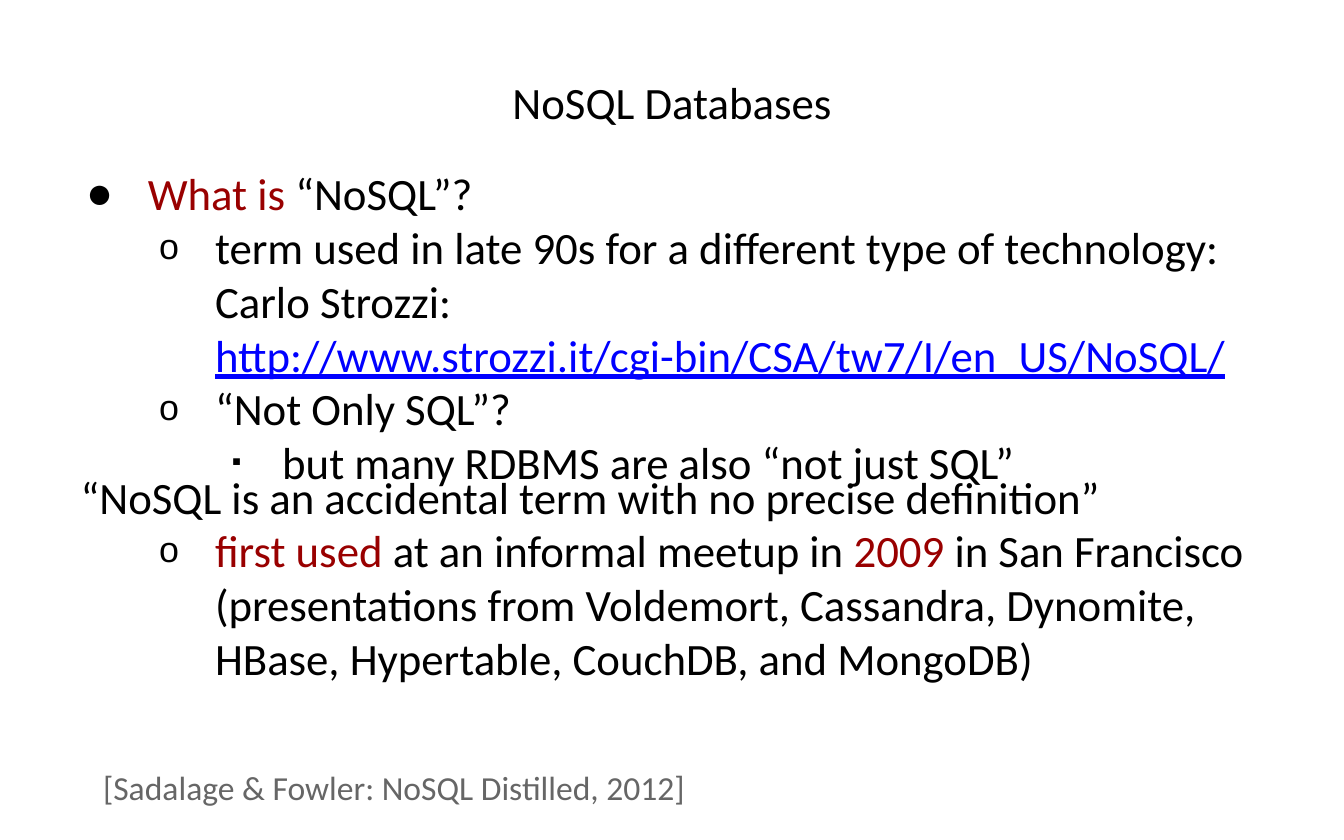
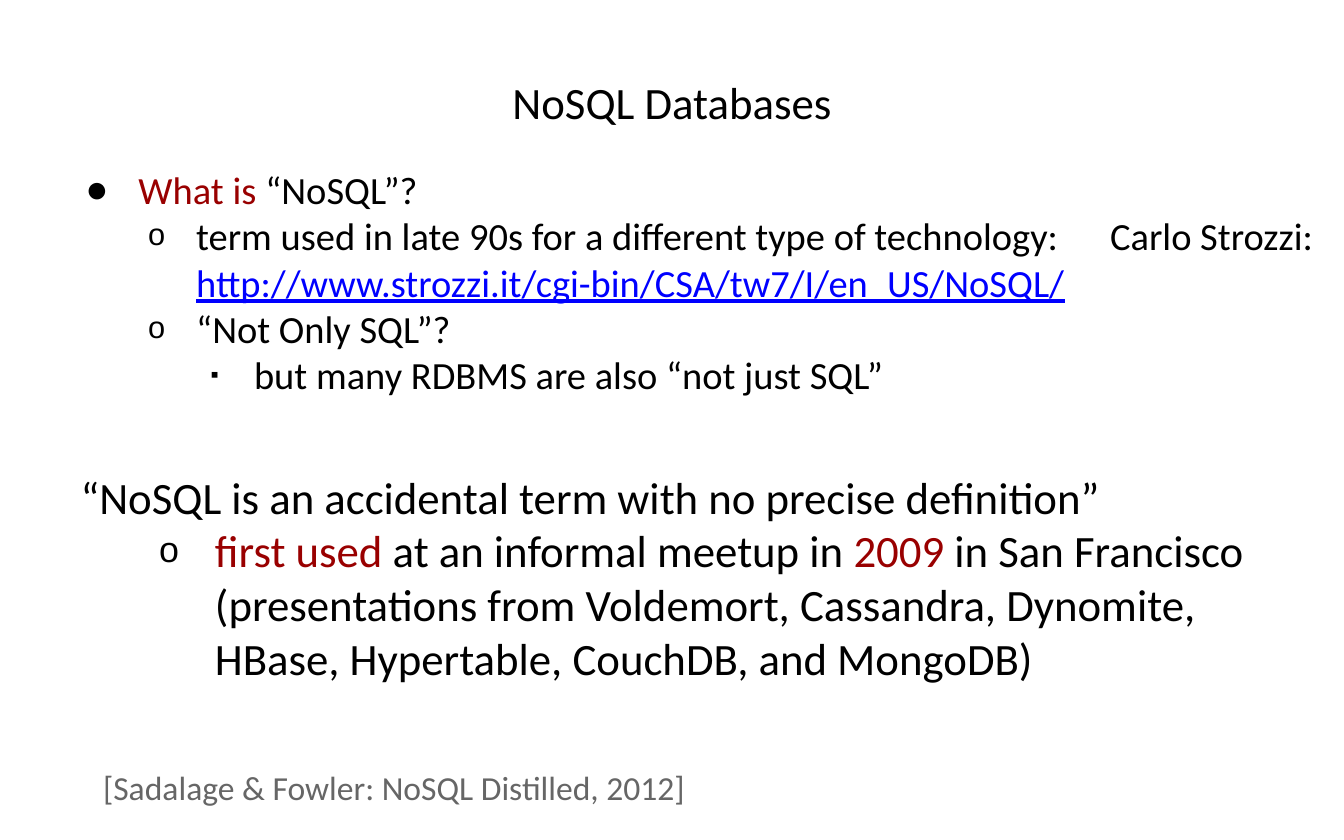
Before and after one commit to hogeschool/INFDEV026B, a slide deck: slide 5 of 2016-2017/Lecture 5.pptx. Drawn at 1344x840 pixels with LibreOffice and Linux fonts; fonts in the diff are those of the drawing. Boxes give left, top, right and bottom in pixels: in the first picture for what was removed or moved away, otherwise in the second. Text is boxed around its words. In the diff, an @@ line names an element or a change of style, - is before the commit and + after.

```diff
--- a/2016-2017/Lecture 5.pptx
+++ b/2016-2017/Lecture 5.pptx
@@ text "What is “NoSQL”?" at box(138, 176, 1064, 396): size 24 to 20.6 pt; indent changed @@
@@ text "“NoSQL is an accidental term ..." rewrapped from box(81, 476, 1243, 683) to box(81, 482, 1243, 683) @@
```
Also in this commit, not shown: 12 other slides changed.
